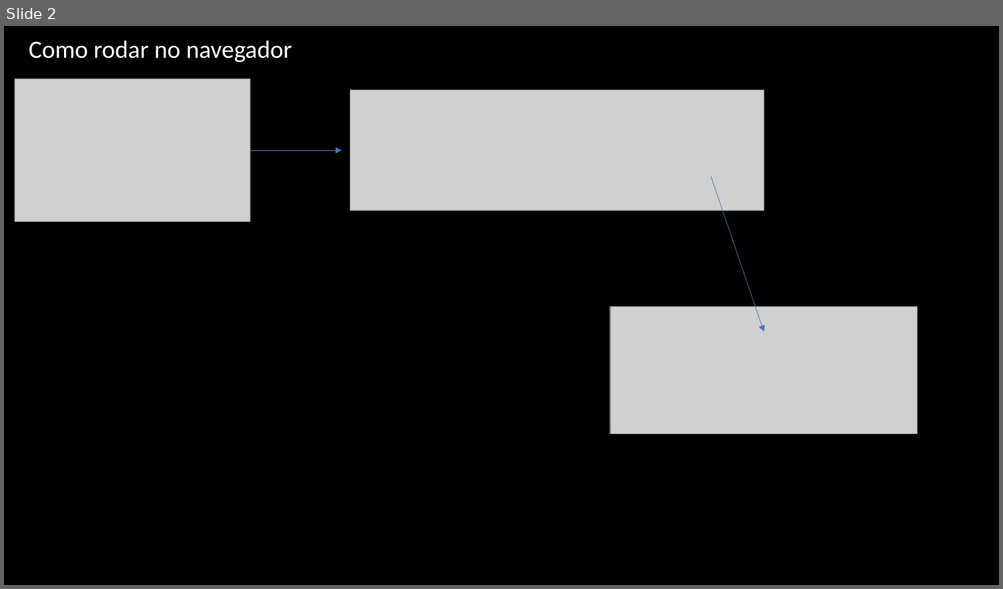
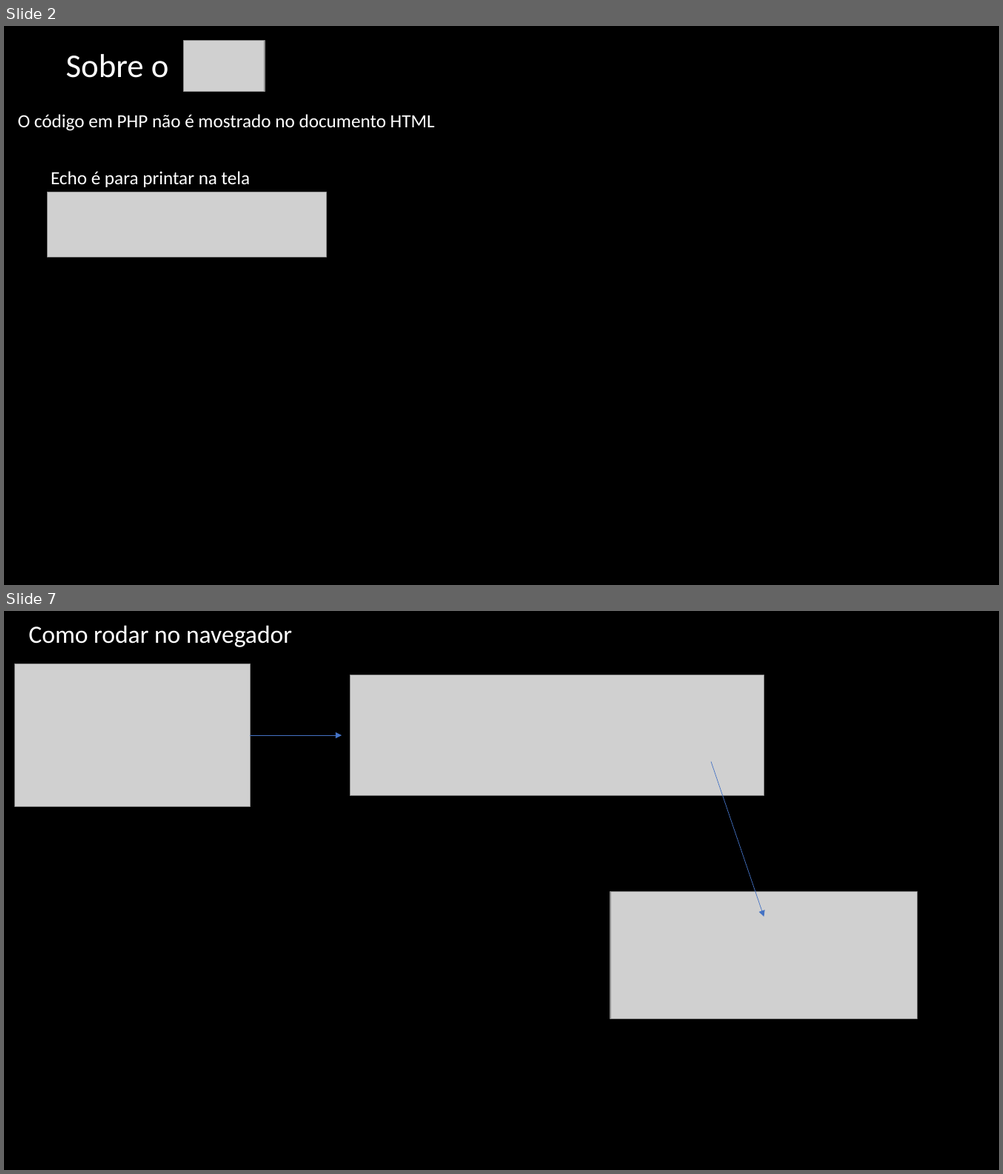
Before and after one commit to math-rocha-coder/PHP_Praticando, a slide deck: Introdução.pptx. Shown one above the other, each under a label of ours: slide 2 before the commit, slides 2 and 7 after it; the slides between them are not shown. The pictures are 1003x589 and 1003x1174 pixels, drawn with LibreOffice and Linux fonts; fonts in the diff are those of the drawing; grey boxes stand for pictures. Boxes give left, top, right and bottom in pixels: in the first picture for what was removed or moved away, otherwise in the second. Text is boxed around its words. In the diff, an @@ line names an element or a change of style, - is before the commit and + after.

```diff
--- a/Introdução.pptx
+++ b/Introdução.pptx
@@ slide 2 added at (4,26,999,585), background #000000 @@
@@ picture added at (184,41,264,92) @@
@@ text added at (66,54,169,78), 32 pt, text #FFFFFF @@
+Sobre o
@@ text added at (18,114,435,131), 18 pt, text #FFFFFF @@
+O código em PHP não é mostrado no documento HTML
@@ text added at (51,171,250,187), 18 pt, text #FFFFFF @@
+Echo é para printar na tela
@@ picture added at (47,192,326,258) @@
@@ what was slide 2 is now slide 7 @@
```
Also in this commit, not shown: 3 other slides added.
